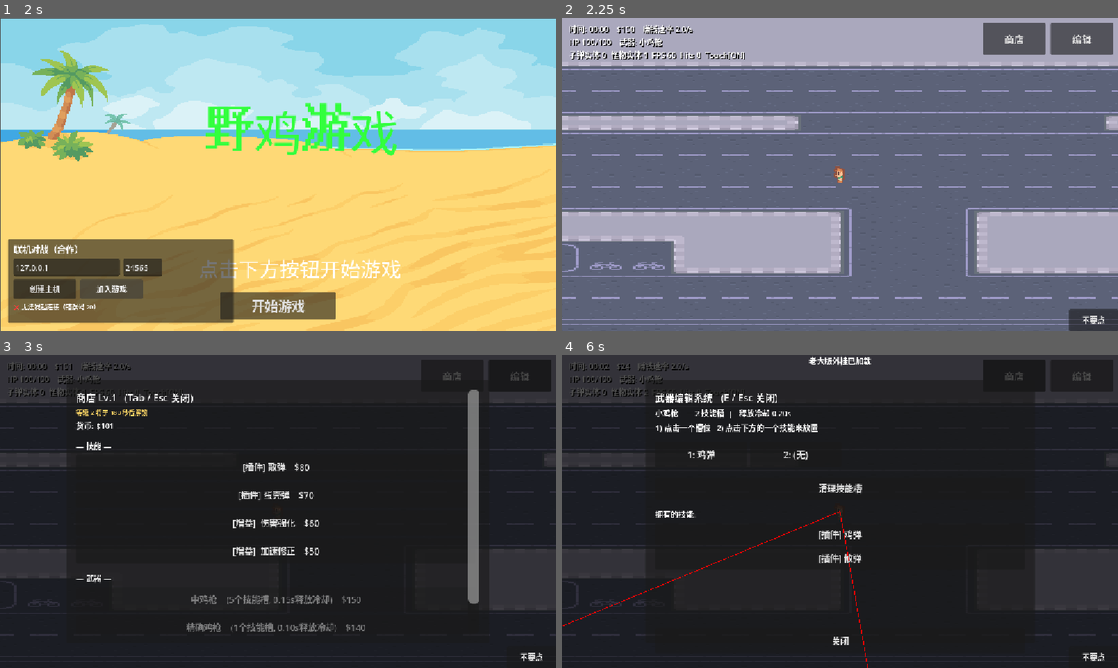
Above: before the commit, frames 1-4 (two rows, left to right).
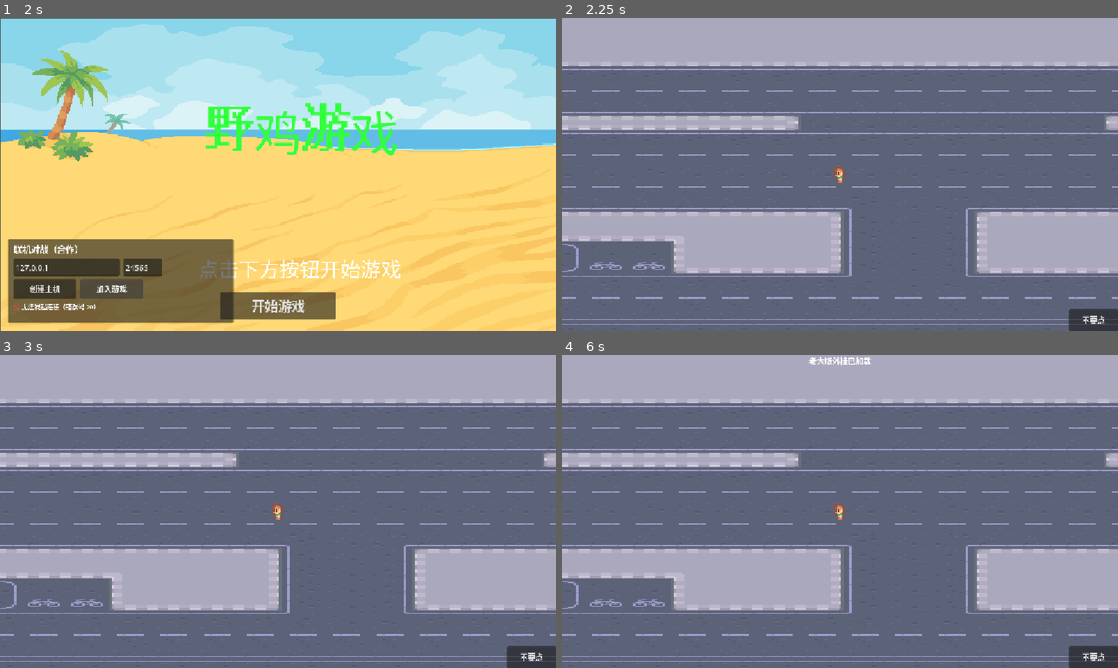
Above: after the commit, the same moments.

Repository: qwerasdf6/godot_yjgame
Game: Godot game, scene res://start.tscn
The game is run twice, just before and just after one commit, with the same random seed, the same clock (stepped at 60 frames per second) and the same inputs.
Inputs (mouse positions are in pixels of both pictures, inside the frame that each line leads up to):
- Up to frame 1 (2 s): click "创建主机" at 0.5 s; click "加入游戏" at 1.25 s
- Up to frame 2 (2.25 s): click "开始游戏" at 2 s
- Up to frame 3 (3 s): click (450, 376) at 2.75 s, where only the run before the commit has a clickable "商店"
- Up to frame 4 (6 s): click (840, 467) at 3.5 s, where only the run before the commit has a clickable "[插件] 散弹 $80"; click (840, 627) at 4.25 s, where only the run before the commit has a clickable "关闭"; click "不要点" at 5 s; click (1079, 376) at 5.75 s, where only the run before the commit has a clickable "编辑"

Frame 1 is identical in both runs. In frame 2, 3.4% of the frame differs, in the area x 1-100%, y 1-14%; in frame 3, 100%; in frame 4, 100%, in the area x 0-100%, y 0-100%.
Error after the commit: Parse Error: Expected statement, found "Indent" instead. (res://scripts/main.gd:629)

Commit message:
feat: 武器分为插件/增益双槽位体系，新增穿透机制与4级商店，补齐割草向高阶技能

Diff:
--- a/scripts/bullet.gd
+++ b/scripts/bullet.gd
@@ -4,6 +4,8 @@
 var velocity: Vector2 = Vector2.ZERO
 var damage: float = 10.0
 var lifetime: float = 2.0
+var pierce: int = 0          # 剩余可穿透数
+var hit_enemies: Array = []  # 已命中过的敌人（穿透防重复结算）
 var active: bool = false
 var prev_position: Vector2 = Vector2.ZERO
 var pool = null
--- a/scripts/bullet_pool.gd
+++ b/scripts/bullet_pool.gd
@@ -20,7 +20,7 @@
 				b.pool = self
 				_available.append(b)
 
-func spawn(pos: Vector2, vel: Vector2, dmg: float, life: float = 2.0, color: Color = Color.WHITE) -> void:
+func spawn(pos: Vector2, vel: Vector2, dmg: float, life: float = 2.0, color: Color = Color.WHITE, pierce := 0) -> void:
 		var b: Bullet
 		if _available.is_empty():
 				push_warning("BulletPool exhausted, creating extra bullet")
@@ -28,7 +28,7 @@
 				add_child(b)
 		else:
 				b = _available.pop_back()
-		b.spawn(pos, vel, dmg, life, color, self)
+		b.spawn(pos, vel, dmg, life, color, self, pierce)
 		_active.append(b)
 		# 主机上：让 Main 广播给客户端（客户端收到后本地生成视觉子弹）
 		if net_main != null and Net.is_host():
--- a/scripts/catalogs.gd
+++ b/scripts/catalogs.gd
@@ -1,30 +1,36 @@
 class_name Catalogs
 extends RefCounted
 
-static func make_projectile(name: String, dmg: float, spd: float, cnt: int, spread: float, color: Color) -> SpellData:
-    var s := SpellData.new()
-    s.spell_name = name
-    s.type = SpellData.Type.PROJECTILE
-    s.damage = dmg
-    s.speed = spd
-    s.count = cnt
-    s.spread = spread
-    s.color = color
-    return s
+static func make_projectile(name: String, dmg: float, spd: float, cnt: int, spread: float, color: Color, pierce := 0) -> SpellData:
+		var s := SpellData.new()
+		s.spell_name = name
+		s.type = SpellData.Type.PROJECTILE
+		s.damage = dmg
+		s.speed = spd
+		s.count = cnt
+		s.spread = spread
+		s.color = color
+		s.pierce = pierce
+		return s
 
-static func make_modifier(name: String, dmg_mult: float, spd_mult: float, cnt_add: int) -> SpellData:
-    var s := SpellData.new()
-    s.spell_name = name
-    s.type = SpellData.Type.MODIFIER
-    s.modifier_damage_mult = dmg_mult
-    s.modifier_speed_mult = spd_mult
-    s.modifier_count_add = cnt_add
-    return s
+static func make_modifier(name: String, dmg_mult: float, spd_mult: float, cnt_add: int, pierce_add := 0, life_mult := 1.0) -> SpellData:
+		var s := SpellData.new()
+		s.spell_name = name
+		s.type = SpellData.Type.MODIFIER
+		s.modifier_damage_mult = dmg_mult
+		s.modifier_speed_mult = spd_mult
+		s.modifier_count_add = cnt_add
+		s.modifier_pierce_add = pierce_add
+		s.modifier_lifetime_mult = life_mult
+		return s
 
-static func make_weapon(name: String, slots: int, delay: float) -> WeaponData:
-    var w := WeaponData.new()
-    w.weapon_name = name
-    w.slot_count = slots
-    w.cast_delay = delay
-    w.slots.resize(slots)
-    return w
+# proj = 插件槽数（1-2），mods = 增益槽数
+static func make_weapon(name: String, proj: int, mods: int, delay: float) -> WeaponData:
+		var w := WeaponData.new()
+		w.weapon_name = name
+		w.slot_count = proj
+		w.slots.resize(proj)
+		w.mod_slot_count = mods
+		w.mod_slots.resize(mods)
+		w.cast_delay = delay
+		return w
--- a/scripts/editor_ui.gd
+++ b/scripts/editor_ui.gd
@@ -2,6 +2,8 @@
 
 var main: MainNode = null
 var container: VBoxContainer = null
+# 选中槽位：0 = 插件槽，1 = 增益槽
+var selected_kind: int = -1
 var selected_slot: int = -1
 
 const SLOT_COLUMNS := 4
@@ -10,178 +12,211 @@
 const SPELL_LIST_HEIGHT := 200
 
 func setup(m: MainNode) -> void:
-	main = m
-	set_anchors_preset(Control.PRESET_FULL_RECT)
-	var bg := ColorRect.new()
-	bg.set_anchors_preset(Control.PRESET_FULL_RECT)
-	bg.color = Color(0, 0, 0, 0.7)
-	add_child(bg)
-
-	var panel := Panel.new()
-	panel.anchor_left = 0.15
-	panel.anchor_top = 0.08
-	panel.anchor_right = 0.85
-	panel.anchor_bottom = 0.92
-	add_child(panel)
-
-	container = VBoxContainer.new()
-	container.set_anchors_preset(Control.PRESET_FULL_RECT)
-	container.offset_left = 20
-	container.offset_top = 20
-	container.offset_right = -20
-	container.offset_bottom = -20
-	container.add_theme_constant_override("separation", 6)
-	panel.add_child(container)
+		main = m
+		set_anchors_preset(Control.PRESET_FULL_RECT)
+		var bg := ColorRect.new()
+		bg.set_anchors_preset(Control.PRESET_FULL_RECT)
+		bg.color = Color(0, 0, 0, 0.7)
+		add_child(bg)
+
+		var panel := Panel.new()
+		panel.anchor_left = 0.15
+		panel.anchor_top = 0.08
+		panel.anchor_right = 0.85
+		panel.anchor_bottom = 0.92
+		add_child(panel)
+
+		container = VBoxContainer.new()
+		container.set_anchors_preset(Control.PRESET_FULL_RECT)
+		container.offset_left = 20
+		container.offset_top = 20
+		container.offset_right = -20
+		container.offset_bottom = -20
+		container.add_theme_constant_override("separation", 6)
+		panel.add_child(container)
 
 func refresh() -> void:
-	# 先 remove_child 再 queue_free，避免同帧新旧节点并存
-	for c in container.get_children():
-		container.remove_child(c)
-		c.queue_free()
-
-	var w: WeaponData = main.current_weapon
-	if w != null:
+		# 先 remove_child 再 queue_free，避免同帧新旧节点并存
+		for c in container.get_children():
+				container.remove_child(c)
+				c.queue_free()
+
+		var w: WeaponData = main.current_weapon
+		if w == null:
+				return
 		_normalize_slots(w)
-
-	if w != null and selected_slot >= w.slot_count:
-		selected_slot = -1
-
-	var title := Label.new()
-	title.text = "武器编辑系统   (E / Esc 关闭)"
-	title.add_theme_font_size_override("font_size", 20)
-	container.add_child(title)
-
-	if w == null:
-		return
-
-	var info := Label.new()
-	info.text = "%s   |   %d 技能槽  |   释放冷却 %.2fs" % [w.weapon_name, w.slot_count, w.cast_delay]
-	container.add_child(info)
-
-	var hint := Label.new()
-	hint.text = "1) 点击一个槽位   2) 点击下方的一个技能来放置"
-	container.add_child(hint)
-
-	container.add_child(_spacer(6))
-
-	# 槽位用 GridContainer 排列，槽多时自动换行
-	var slot_grid := GridContainer.new()
-	slot_grid.columns = SLOT_COLUMNS
-	slot_grid.size_flags_horizontal = Control.SIZE_EXPAND_FILL
-	slot_grid.add_theme_constant_override("h_separation", 6)
-	slot_grid.add_theme_constant_override("v_separation", 6)
-	container.add_child(slot_grid)
-
-	for i in w.slot_count:
-		var s: SpellData = w.slots[i]
+		if selected_kind == 0 and selected_slot >= w.slot_count:
+				selected_slot = -1
+		elif selected_kind == 1 and selected_slot >= w.mod_slot_count:
+				selected_slot = -1
+
+		var title := Label.new()
+		title.text = "武器编辑系统   (E / Esc 关闭)"
+		title.add_theme_font_size_override("font_size", 20)
+		container.add_child(title)
+
+		var info := Label.new()
+		info.text = "%s   |   插件槽 %d  增益槽 %d  |   释放冷却 %.2fs" % [
+				w.weapon_name, w.slot_count, w.mod_slot_count, w.cast_delay]
+		container.add_child(info)
+
+		var hint := Label.new()
+		hint.text = "插件槽放投射物（1-2 个），增益槽放修正（作用于全部投射物）"
+		container.add_child(hint)
+
+		container.add_child(_spacer(6))
+
+		# ---- 插件槽 ----
+		var plug_label := Label.new()
+		plug_label.text = "插件技能槽（投射物）:"
+		container.add_child(plug_label)
+		var plug_grid := _make_grid()
+		container.add_child(plug_grid)
+		for i in w.slot_count:
+				plug_grid.add_child(_make_slot_button(w.slots[i], i, 0))
+
+		container.add_child(_spacer(6))
+
+		# ---- 增益槽 ----
+		var mod_label := Label.new()
+		mod_label.text = "增益技能槽（全局修正）:"
+		container.add_child(mod_label)
+		var mod_grid := _make_grid()
+		container.add_child(mod_grid)
+		for i in w.mod_slot_count:
+				mod_grid.add_child(_make_slot_button(w.mod_slots[i], i, 1))
+
+		container.add_child(_spacer(10))
+
+		var clear_btn := Button.new()
+		clear_btn.text = "清理选中槽位"
+		clear_btn.custom_minimum_size = Vector2(0, 46)
+		clear_btn.add_theme_font_size_override("font_size", 18)
+		clear_btn.focus_mode = Control.FOCUS_NONE
+		clear_btn.disabled = selected_slot < 0
+		clear_btn.pressed.connect(_on_clear_slot)
+		container.add_child(clear_btn)
+
+		container.add_child(_spacer(6))
+
+		var spell_label := Label.new()
+		spell_label.text = "拥有的技能:"
+		container.add_child(spell_label)
+
+		var scroll := ScrollContainer.new()
+		scroll.size_flags_vertical = Control.SIZE_EXPAND_FILL
+		scroll.custom_minimum_size = Vector2(0, SPELL_LIST_HEIGHT)
+		scroll.horizontal_scroll_mode = ScrollContainer.SCROLL_MODE_DISABLED
+		container.add_child(scroll)
+		_widen_scrollbar(scroll)
+
+		var spell_list := VBoxContainer.new()
+		spell_list.size_flags_horizontal = Control.SIZE_EXPAND_FILL
+		scroll.add_child(spell_list)
+
+		for i in main.owned_spells.size():
+				var s: SpellData = main.owned_spells[i]
+				var btn := Button.new()
+				var prefix := "[插件] " if s.type == SpellData.Type.PROJECTILE else "[增益]  "
+				btn.text = "%s%s" % [prefix, s.spell_name]
+				# 未选中槽位或类型不匹配时禁用
+				var is_proj := s.type == SpellData.Type.PROJECTILE
+				btn.disabled = selected_slot < 0 or (selected_kind == 0) != is_proj
+				btn.custom_minimum_size = Vector2(0, 46)
+				btn.add_theme_font_size_override("font_size", 18)
+				btn.focus_mode = Control.FOCUS_NONE
+				btn.pressed.connect(_on_spell_pick.bind(i))
+				spell_list.add_child(btn)
+
+		container.add_child(_spacer(6))
+
+		var close_btn := Button.new()
+		close_btn.text = "关闭"
+		close_btn.custom_minimum_size = Vector2(0, 52)
+		close_btn.add_theme_font_size_override("font_size", 18)
+		close_btn.focus_mode = Control.FOCUS_NONE
+		close_btn.pressed.connect(func(): main._apply_ui_state(MainNode.UIState.NONE))
+		container.add_child(close_btn)
+
+func _make_grid() -> GridContainer:
+		var grid := GridContainer.new()
+		grid.columns = SLOT_COLUMNS
+		grid.size_flags_horizontal = Control.SIZE_EXPAND_FILL
+		grid.add_theme_constant_override("h_separation", 6)
+		grid.add_theme_constant_override("v_separation", 6)
+		return grid
+
+func _make_slot_button(s: SpellData, i: int, kind: int) -> Button:
 		var btn := Button.new()
 		var base_text := "%d: %s" % [i + 1, s.spell_name if s else "(无)"]
-		if i == selected_slot:
-			btn.text = "▶ " + base_text
-			btn.modulate = Color(1.0, 1.0, 0.8)
+		if kind == selected_kind and i == selected_slot:
+				btn.text = "▶ " + base_text
+				btn.modulate = Color(1.0, 1.0, 0.8)
 		else:
-			btn.text = base_text
+				btn.text = base_text
 		btn.custom_minimum_size = Vector2(0, 52)
 		btn.size_flags_horizontal = Control.SIZE_EXPAND_FILL
 		btn.add_theme_font_size_override("font_size", 18)
 		btn.focus_mode = Control.FOCUS_NONE
-		btn.pressed.connect(_on_slot_selected.bind(i))
-		slot_grid.add_child(btn)
-
-	container.add_child(_spacer(10))
-
-	var clear_btn := Button.new()
-	clear_btn.text = "清理技能槽"
-	clear_btn.custom_minimum_size = Vector2(0, 46)
-	clear_btn.add_theme_font_size_override("font_size", 18)
-	clear_btn.focus_mode = Control.FOCUS_NONE
-	clear_btn.pressed.connect(_on_clear_slot)
-	container.add_child(clear_btn)
-
-	container.add_child(_spacer(6))
-
-	var spell_label := Label.new()
-	spell_label.text = "拥有的技能:"
-	container.add_child(spell_label)
-
-	var scroll := ScrollContainer.new()
-	scroll.size_flags_vertical = Control.SIZE_EXPAND_FILL
-	scroll.custom_minimum_size = Vector2(0, SPELL_LIST_HEIGHT)
-	scroll.horizontal_scroll_mode = ScrollContainer.SCROLL_MODE_DISABLED
-	container.add_child(scroll)
-
-	# 关键：加宽垂直滚动条
-	_widen_scrollbar(scroll)
-
-	var spell_list := VBoxContainer.new()
-	spell_list.size_flags_horizontal = Control.SIZE_EXPAND_FILL
-	scroll.add_child(spell_list)
-
-	for i in main.owned_spells.size():
+		btn.pressed.connect(_on_slot_selected.bind(kind, i))
+		return btn
+
+func _spacer(h: int) -> Control:
+		var c := Control.new()
+		c.custom_minimum_size = Vector2(0, h)
+		return c
+
+# 保证两类槽位数组长度与计数一致
+func _normalize_slots(w: WeaponData) -> void:
+		while w.slots.size() < w.slot_count:
+				w.slots.append(null)
+		while w.mod_slots.size() < w.mod_slot_count:
+				w.mod_slots.append(null)
+
+func _widen_scrollbar(scroll: ScrollContainer) -> void:
+		var vbar := scroll.get_v_scroll_bar()
+		if vbar != null:
+				vbar.custom_minimum_size = Vector2(SCROLLBAR_WIDTH, 0)
+
+func _on_slot_selected(kind: int, i: int) -> void:
+		# 再次点击同槽位取消选中
+		if selected_kind == kind and selected_slot == i:
+				selected_kind = -1
+				selected_slot = -1
+		else:
+				selected_kind = kind
+				selected_slot = i
+		refresh()
+
+func _on_spell_pick(i: int) -> void:
+		if selected_slot < 0 or selected_kind < 0:
+				return
+		if i < 0 or i >= main.owned_spells.size():
+				return
+		var w: WeaponData = main.current_weapon
+		if w == null:
+				return
+		_normalize_slots(w)
 		var s: SpellData = main.owned_spells[i]
-		var btn := Button.new()
-		var prefix := "[插件] " if s.type == SpellData.Type.PROJECTILE else "[增益]  "
-		btn.text = "%s%s" % [prefix, s.spell_name]
-		btn.custom_minimum_size = Vector2(0, 46)
-		btn.add_theme_font_size_override("font_size", 18)
-		btn.focus_mode = Control.FOCUS_NONE
-		btn.pressed.connect(_on_spell_pick.bind(i))
-		spell_list.add_child(btn)
-
-	container.add_child(_spacer(6))
-
-	var close_btn := Button.new()
-	close_btn.text = "关闭"
-	close_btn.custom_minimum_size = Vector2(0, 52)
-	close_btn.add_theme_font_size_override("font_size", 18)
-	close_btn.focus_mode = Control.FOCUS_NONE
-	close_btn.pressed.connect(func(): main._apply_ui_state(MainNode.UIState.NONE))
-	container.add_child(close_btn)
-
-func _spacer(h: int) -> Control:
-	var c := Control.new()
-	c.custom_minimum_size = Vector2(0, h)
-	return c
-
-# 保证 slots 长度与 slot_count 一致
-func _normalize_slots(w: WeaponData) -> void:
-	while w.slots.size() < w.slot_count:
-		w.slots.append(null)
-
-# 加宽 ScrollContainer 的垂直滚动条（含滑块），
-# 原理：VScrollBar 的宽度 = 它自己的 custom_minimum_size.x，
-# grabber 会按该宽度拉伸，因此视觉上也变粗。
-func _widen_scrollbar(scroll: ScrollContainer) -> void:
-	var vbar := scroll.get_v_scroll_bar()
-	if vbar != null:
-		vbar.custom_minimum_size = Vector2(SCROLLBAR_WIDTH, 0)
-
-func _on_slot_selected(i: int) -> void:
-	selected_slot = i
-	refresh()
-
-func _on_spell_pick(i: int) -> void:
-	if selected_slot < 0:
-		return
-	if i < 0 or i >= main.owned_spells.size():
-		return
-	var w: WeaponData = main.current_weapon
-	if w == null:
-		return
-	_normalize_slots(w)
-	if selected_slot >= w.slot_count:
-		return
-	w.slots[selected_slot] = main.owned_spells[i]
-	refresh()
+		var is_proj := s.type == SpellData.Type.PROJECTILE
+		# 类型必须与槽位匹配：插件槽只收投射物，增益槽只收修正
+		if (selected_kind == 0) != is_proj:
+				return
+		var arr: Array = w.slots if selected_kind == 0 else w.mod_slots
+		if selected_slot >= arr.size():
+				return
+		arr[selected_slot] = s
+		refresh()
 
 func _on_clear_slot() -> void:
-	if selected_slot < 0:
-		return
-	var w: WeaponData = main.current_weapon
-	if w == null:
-		return
-	_normalize_slots(w)
-	if selected_slot >= w.slot_count:
-		return
-	w.slots[selected_slot] = null
-	refresh()
+		if selected_slot < 0 or selected_kind < 0:
+				return
+		var w: WeaponData = main.current_weapon
+		if w == null:
+				return
+		_normalize_slots(w)
+		var arr: Array = w.slots if selected_kind == 0 else w.mod_slots
+		if selected_slot >= arr.size():
+				return
+		arr[selected_slot] = null
+		refresh()
--- a/scripts/main.gd
+++ b/scripts/main.gd
@@ -10,9 +10,10 @@
 
 # ---- 商店等级 ----
 # 商店不再随机刷新：按游戏时间解锁等级，上架所有已解锁且未购买的物品
-# 180 秒解锁 2 级，420 秒解锁 3 级
+# 180 秒解锁 2 级，420 秒解锁 3 级，700 秒解锁 4 级（割草终局）
 const SHOP_TIER2_TIME := 180.0
 const SHOP_TIER3_TIME := 420.0
+const SHOP_TIER4_TIME := 700.0
 
 # ---- 联机 ----
 const MP_PLAYER_SCENE := preload("res://scenes/Player.tscn")
@@ -100,33 +101,41 @@
 		# 成长曲线调整：初始武器强度下调，避免前期无双
 		var basic := Catalogs.make_projectile("鸡弹", 7.0, 500.0, 1, 0.0, Color(1, 0.9, 0.3))
 		owned_spells.append(basic)
-		current_weapon = Catalogs.make_weapon("小鸡枪", 2, 0.20)
+		current_weapon = Catalogs.make_weapon("小鸡枪", 1, 1, 0.20)
 		current_weapon.slots[0] = basic
 
 func _init_shop() -> void:
-		# ---- 投射物 ----
+		# ---- 投射物（插件）----
 		_add_spell(Catalogs.make_projectile("散弹", 4.0, 450.0, 3, 0.3, Color(0.3, 1.0, 0.6)), 80, 1)
+		_add_spell(Catalogs.make_projectile("蛋壳弹", 8.0, 420.0, 2, 0.15, Color(0.95, 0.93, 0.85)), 70, 1)
 		_add_spell(Catalogs.make_projectile("重弹", 25.0, 350.0, 1, 0.0, Color(1.0, 0.4, 0.4)), 100, 2)
-		_add_spell(Catalogs.make_projectile("蛋壳弹", 8.0, 420.0, 2, 0.15, Color(0.95, 0.93, 0.85)), 70, 1)
-		_add_spell(Catalogs.make_projectile("鸡喙刺", 15.0, 700.0, 1, 0.0, Color(1.0, 0.55, 0.1)), 90, 2)
+		_add_spell(Catalogs.make_projectile("鸡喙刺", 15.0, 700.0, 1, 0.0, Color(1.0, 0.55, 0.1), 1), 90, 2)
 		_add_spell(Catalogs.make_projectile("羽毛扇", 5.0, 600.0, 5, 0.5, Color(0.4, 0.95, 0.95)), 110, 3)
 		_add_spell(Catalogs.make_projectile("咯咯散", 3.0, 380.0, 6, 0.8, Color(1.0, 0.6, 0.85)), 100, 3)
-
-		# ---- 修正 ----
+		_add_spell(Catalogs.make_projectile("陨星蛋", 90.0, 260.0, 1, 0.0, Color(1.0, 0.5, 0.2), 5), 380, 4)
+		_add_spell(Catalogs.make_projectile("湮灭光束", 35.0, 900.0, 1, 0.0, Color(0.6, 0.9, 1.0), 999), 420, 4)
+		_add_spell(Catalogs.make_projectile("鸡神风暴", 6.0, 620.0, 14, 1.2, Color(1.0, 0.85, 0.3)), 450, 4)
+
+		# ---- 修正（增益）----
 		_add_spell(Catalogs.make_modifier("伤害强化", 1.5, 1.0, 0), 60, 1)
 		_add_spell(Catalogs.make_modifier("加速修正", 1.0, 1.4, 0), 50, 1)
-		_add_spell(Catalogs.make_modifier("多重+1", 1.0, 1.0, 1), 120, 3)
 		_add_spell(Catalogs.make_modifier("锋利修正", 1.2, 1.2, 0), 70, 2)
 		_add_spell(Catalogs.make_modifier("狂速修正", 0.85, 1.8, 0), 60, 2)
+		_add_spell(Catalogs.make_modifier("多重+1", 1.0, 1.0, 1), 120, 3)
 		_add_spell(Catalogs.make_modifier("多重+2", 0.8, 1.0, 2), 160, 3)
-
-		# ---- 武器 ----
-		_add_weapon(Catalogs.make_weapon("中鸡枪", 5, 0.15), 150, 1)
-		_add_weapon(Catalogs.make_weapon("大鸡枪", 3, 0.08), 200, 2)
-		_add_weapon(Catalogs.make_weapon("连发鸡枪", 2, 0.06), 180, 2)
-		_add_weapon(Catalogs.make_weapon("鸡王炮", 6, 0.25), 260, 3)
-		_add_weapon(Catalogs.make_weapon("精确鸡枪", 1, 0.10), 140, 1)
-		_add_weapon(Catalogs.make_weapon("母鸡炮台", 8, 0.30), 320, 3)
+		_add_spell(Catalogs.make_modifier("狂暴修正", 2.2, 1.0, 0), 350, 4)
+		_add_spell(Catalogs.make_modifier("无限穿透", 1.0, 1.0, 0, 99), 300, 4)
+		_add_spell(Catalogs.make_modifier("永恒弹道", 1.0, 1.0, 0, 0, 2.5), 280, 4)
+		_add_spell(Catalogs.make_modifier("万羽齐发", 0.9, 1.0, 4), 400, 4)
+
+		# ---- 武器（插件槽, 增益槽, 冷却）----
+		_add_weapon(Catalogs.make_weapon("精确鸡枪", 1, 2, 0.10), 140, 1)
+		_add_weapon(Catalogs.make_weapon("中鸡枪", 1, 3, 0.15), 150, 1)
+		_add_weapon(Catalogs.make_weapon("连发鸡枪", 1, 3, 0.06), 180, 2)
+		_add_weapon(Catalogs.make_weapon("大鸡枪", 2, 3, 0.08), 200, 2)
+		_add_weapon(Catalogs.make_weapon("鸡王炮", 2, 4, 0.25), 260, 3)
+		_add_weapon(Catalogs.make_weapon("母鸡炮台", 2, 5, 0.30), 320, 3)
+		_add_weapon(Catalogs.make_weapon("鸡神权杖", 2, 6, 0.12), 520, 4)
 
 		_ensure_stock()
 
@@ -186,8 +195,14 @@
 						# 目前对所有敌人使用统一命中半径；
 						# 若 Enemy 将来支持不同体型，可改为 e.hit_radius。
 						if _segment_intersects_circle(p0, p1, e.global_position, HIT_RADIUS_SQ):
+								if e in b.hit_enemies:
+									continue
 								e.take_damage(b.damage)
 								debug_hits += 1
+								if b.pierce > 0:
+									b.pierce -= 1
+									b.hit_enemies.append(e)
+									continue
 								bullet_pool.recycle(b)
 								break
 
@@ -281,6 +296,8 @@
 
 # 当前商店等级：随游戏时间解锁
 func get_shop_tier() -> int:
+		if elapsed >= SHOP_TIER4_TIME:
+				return 4
 		if elapsed >= SHOP_TIER3_TIME:
 				return 3
 		if elapsed >= SHOP_TIER2_TIME:
@@ -339,16 +356,24 @@
 
 		var new_weapon: WeaponData = shop_weapons[index].duplicate(true)
 
-		# 先把旧武器槽中的法术收回 owned_spells
+		# 旧武器的插件与增益全部收回背包，避免"买武器丢技能"
 		for s in current_weapon.slots:
 				if s != null and not owned_spells.has(s):
 						owned_spells.append(s)
-
-		# 再把旧武器槽里的法术按顺序填入新武器的前 N 个槽，避免"买武器丢法术"
+		for s in current_weapon.mod_slots:
+				if s != null and not owned_spells.has(s):
+						owned_spells.append(s)
+
+		# 插件槽按顺序迁移到新武器前 N 个插件槽
 		var old_slots: Array = current_weapon.slots
 		var copy_count := mini(old_slots.size(), new_weapon.slots.size())
 		for i in range(copy_count):
 				new_weapon.slots[i] = old_slots[i]
+		# 增益槽按顺序迁移到新武器前 M 个增益槽
+		var old_mods: Array = current_weapon.mod_slots
+		var copy_mods := mini(old_mods.size(), new_weapon.mod_slots.size())
+		for i in range(copy_mods):
+				new_weapon.mod_slots[i] = old_mods[i]
 
 		current_weapon = new_weapon
 		weapon.set_weapon(current_weapon)
@@ -421,7 +446,7 @@
 		rw.remote_controlled = true
 		# 远程玩家从初始小鸡枪开始（与单机一致）
 		var basic := Catalogs.make_projectile("鸡弹", 7.0, 500.0, 1, 0.0, Color(1, 0.9, 0.3))
-		var wdata := Catalogs.make_weapon("小鸡枪", 2, 0.20)
+		var wdata := Catalogs.make_weapon("小鸡枪", 1, 1, 0.20)
 		wdata.slots[0] = basic
 		rw.setup(self, bullet_pool, wdata)
 		_mp_remote_weapon_data[id] = wdata
@@ -593,17 +618,22 @@
 				return
 		currency -= price
 		var old: WeaponData = _mp_remote_weapon_data.get(id, null)
-		var new_w: WeaponData = shop_weapons[index]
+		var new_w: WeaponData = shop_weapons[index].duplicate(true)
 		if old != null:
-				# 沿用旧武器前 N 个槽的法术，避免"买武器丢法术"
+				# 插件槽与增益槽分别迁移，避免"买武器丢技能"
 				var copy_count := mini(old.slots.size(), new_w.slots.size())
 				for i in range(copy_count):
 						if old.slots[i] != null:
 								new_w.slots[i] = old.slots[i]
+				var copy_mods := mini(old.mod_slots.size(), new_w.mod_slots.size())
+					for i in range(copy_mods):
+							if old.mod_slots[i] != null:
+								new_w.mod_slots[i] = old.mod_slots[i]
 		_mp_remote_weapon_data[id] = new_w
 		var rw = _mp_remote_weapons.get(id)
 		if rw != null and is_instance_valid(rw):
 				rw.set_weapon(new_w)
+		_pool_remove_weapon(shop_weapons[index])
 		shop_weapons.remove_at(index)
 		shop_weapon_prices.remove_at(index)
 		mp_sync_shop.rpc(_mp_build_shop_payload())
@@ -810,10 +840,12 @@
 		shop_weapon_prices.clear()
 		var weapon_names: Array = p["weapon_names"]
 		var weapon_slots: Array = p["weapon_slots"]
+		var weapon_mod_slots: Array = p.get("weapon_mod_slots", [])
 		var weapon_delays: Array = p["weapon_delays"]
 		var weapon_prices: Array = p["weapon_prices"]
 		for i in weapon_names.size():
-				var w := Catalogs.make_weapon(weapon_names[i], int(weapon_slots[i]), weapon_delays[i])
+				var w := Catalogs.make_weapon(weapon_names[i], int(weapon_slots[i]),
+						int(weapon_mod_slots[i]) if i < weapon_mod_slots.size() else 1, weapon_delays[i])
 				shop_weapons.append(w)
 				shop_weapon_prices.append(int(weapon_prices[i]))
 		# 已拥有法术（编辑器在客户端禁用，仅作展示）
@@ -821,7 +853,8 @@
 		for n in p["owned_names"]:
 				owned_spells.append(Catalogs.make_projectile(n, 1.0, 1.0, 1, 0.0, Color.WHITE))
 		# 当前武器（HUD 展示用）
-		current_weapon = Catalogs.make_weapon(p["weapon_name"], int(p["weapon_slot_count"]), p["weapon_cast_delay"])
+		current_weapon = Catalogs.make_weapon(p["weapon_name"], int(p["weapon_slot_count"]),
+				int(p.get("weapon_mod_slot_count", 1)), p["weapon_cast_delay"])
 
 # ---------- 重开 / 返回主菜单 ----------
 func _mp_restart_all() -> void:
--- a/scripts/shop_ui.gd
+++ b/scripts/shop_ui.gd
@@ -51,9 +51,11 @@
 	container.add_child(title)
 
 	# 下一级解锁提示
-	if tier < 3:
-		var need: int = 2 if tier == 1 else 3
-		var left: float = (MainNode.SHOP_TIER2_TIME if tier == 1 else MainNode.SHOP_TIER3_TIME) - main.elapsed
+	if tier < 4:
+		var need: int = tier + 1
+		var t: float = MainNode.SHOP_TIER2_TIME if tier == 1 else (
+			MainNode.SHOP_TIER3_TIME if tier == 2 else MainNode.SHOP_TIER4_TIME)
+		var left: float = t - main.elapsed
 		var hint := Label.new()
 		hint.text = "等级 %d 将于 %d 秒后解锁" % [need, int(ceil(left))]
 		hint.add_theme_font_size_override("font_size", 13)
--- a/scripts/spell_data.gd
+++ b/scripts/spell_data.gd
@@ -12,8 +12,11 @@
 @export var count: int = 1
 @export var spread: float = 0.0
 @export var color: Color = Color(1, 0.9, 0.3, 1)
+@export var pierce: int = 0   # 可穿透的敌人数量（打中后继续飞行）
 
 # 修正参数
 @export var modifier_damage_mult: float = 1.0
 @export var modifier_speed_mult: float = 1.0
 @export var modifier_count_add: int = 0
+@export var modifier_pierce_add: int = 0        # 弹药穿透数加成
+@export var modifier_lifetime_mult: float = 1.0 # 弹药存留时间倍率
--- a/scripts/weapon.gd
+++ b/scripts/weapon.gd
@@ -30,24 +30,27 @@
 				_cooldown = weapon_data.cast_delay
 				_cast()
 
+# 施放：收集全部增益槽修正，应用到每个插件槽的投射物上
 func _cast() -> void:
 		if remote_controlled and not net_firing:
 				return
 		var aim := _get_aim_direction()
 		if aim == Vector2.ZERO:
 				return
-		var pending_mods: Array[SpellData] = []
+		var mods: Array[SpellData] = []
+		for i in weapon_data.mod_slot_count:
+				var m: SpellData = null
+				if i < weapon_data.mod_slots.size():
+						m = weapon_data.mod_slots[i]
+				if m != null:
+						mods.append(m)
 		for i in weapon_data.slot_count:
 				var s: SpellData = null
 				if i < weapon_data.slots.size():
 						s = weapon_data.slots[i]
-				if s == null:
+				if s == null or s.type != SpellData.Type.PROJECTILE:
 						continue
-				if s.type == SpellData.Type.MODIFIER:
-						pending_mods.append(s)
-				else:
-						_fire_projectile(s, pending_mods, aim)
-						pending_mods.clear()
+				_fire_projectile(s, mods, aim)
 
 func _get_aim_direction() -> Vector2:
 		if remote_controlled:
@@ -67,16 +70,20 @@
 		var cnt := spell.count
 		var spr := spell.spread
 		var col := spell.color
+		var pierce := spell.pierce
+		var life := 2.0
 
 		for m in mods:
 				dmg *= m.modifier_damage_mult
 				spd *= m.modifier_speed_mult
 				cnt += m.modifier_count_add
+				pierce += m.modifier_pierce_add
+				life *= m.modifier_lifetime_mult
 
 		var base_angle := dir.angle()
 		for i in cnt:
 				var offset := 0.0
 				if cnt > 1 and spr > 0.0:
-						offset = (i - (cnt - 1) / 2.0) * spr
+					offset = (i - (cnt - 1) / 2.0) * spr
 				var a := base_angle + offset
-				bullet_pool.spawn(global_position, Vector2.from_angle(a) * spd, dmg, 2.0, col)
+				bullet_pool.spawn(global_position, Vector2.from_angle(a) * spd, dmg, life, col, pierce)
--- a/scripts/weapon_data.gd
+++ b/scripts/weapon_data.gd
@@ -2,6 +2,10 @@
 extends Resource
 
 @export var weapon_name: String = "Weapon"
-@export var slot_count: int = 3
+# 插件槽：放投射物技能，1-2 个
+@export var slot_count: int = 1
+@export var slots: Array[SpellData] = []
+# 增益槽：放修正技能，作用于本武器全部投射物
+@export var mod_slot_count: int = 1
+@export var mod_slots: Array[SpellData] = []
 @export var cast_delay: float = 0.15
-@export var slots: Array[SpellData] = []
